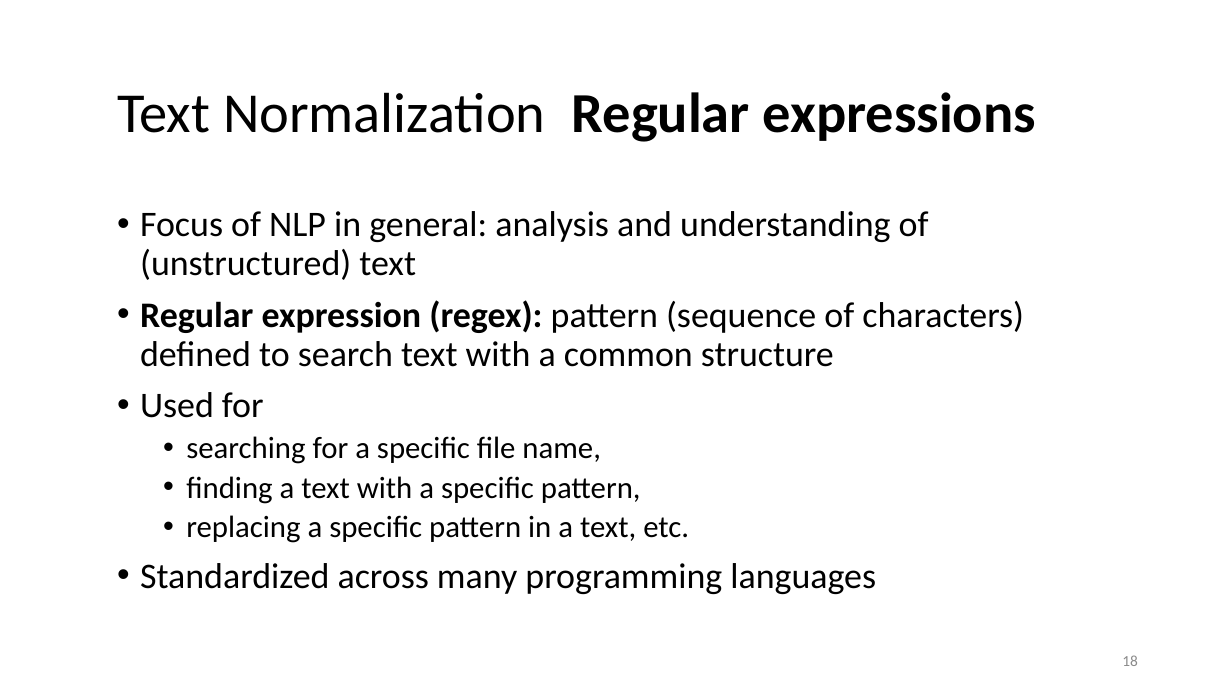
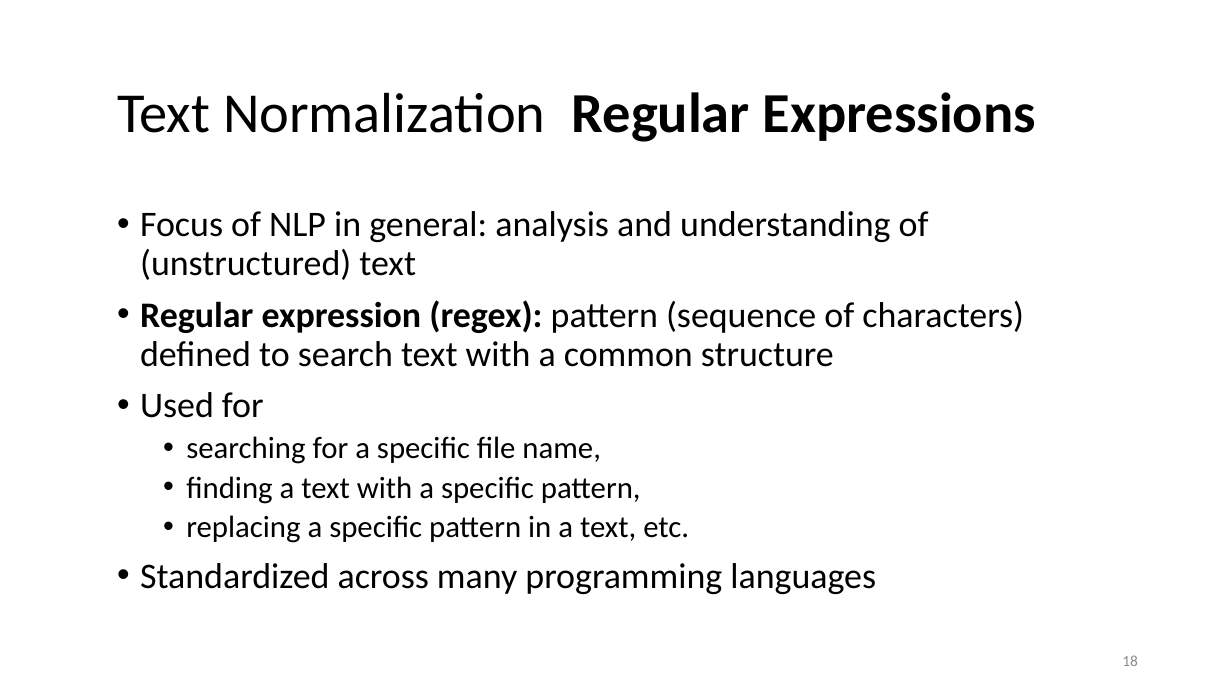
Before and after one commit to lisa-wm/consulting, a slide deck: slide 18 of 5_seminar/Contents_Part_02/slides/Präsentation_Teil2_Lisa.pptx. Drawn at 1232x693 pixels with LibreOffice and Linux fonts; fonts in the diff are those of the drawing. Boxes give left, top, right and bottom in pixels: in the first picture for what was removed or moved away, otherwise in the second. Text is boxed around its words. In the diff, an @@ line names an element or a change of style, - is before the commit and + after.

Commit message:
drafted demo text cleaning

```diff
--- a/5_seminar/Contents_Part_02/slides/Präsentation_Teil2_Lisa.pptx
+++ b/5_seminar/Contents_Part_02/slides/Präsentation_Teil2_Lisa.pptx
@@ title at [117, 92, 1036, 142]: text changed @@
-Text Normalization Regular expressions
+Text Normalization Regular Expressions
```
Also in this commit, not shown: 10 other slides changed, 4 slides added, 20 other files.
